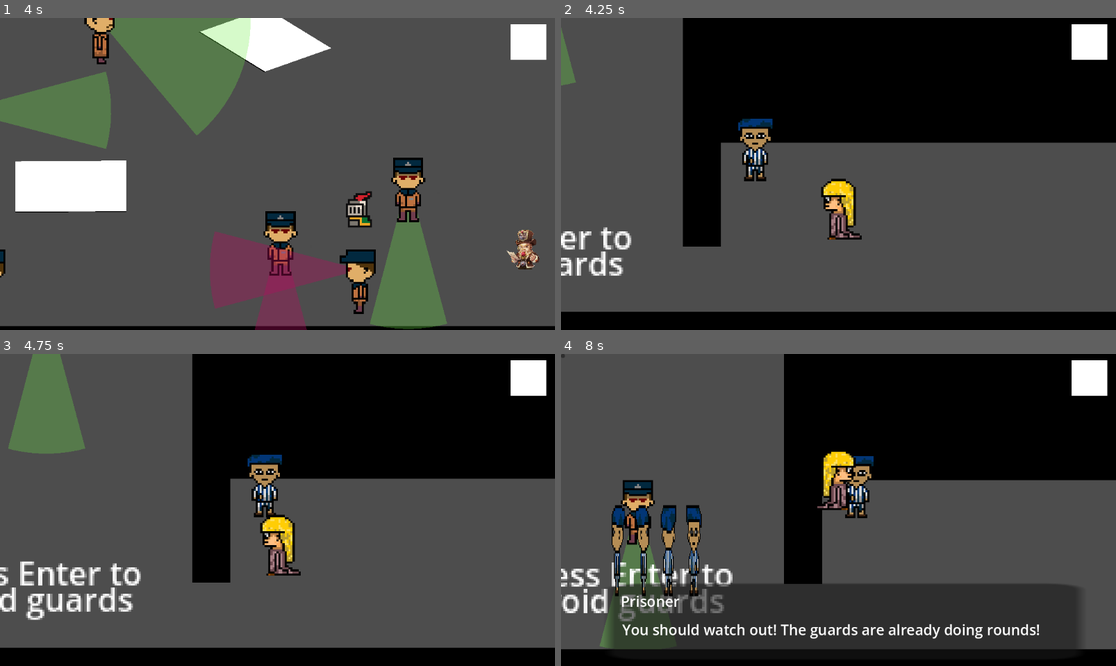
Above: before the commit, frames 1-4 (two rows, left to right).
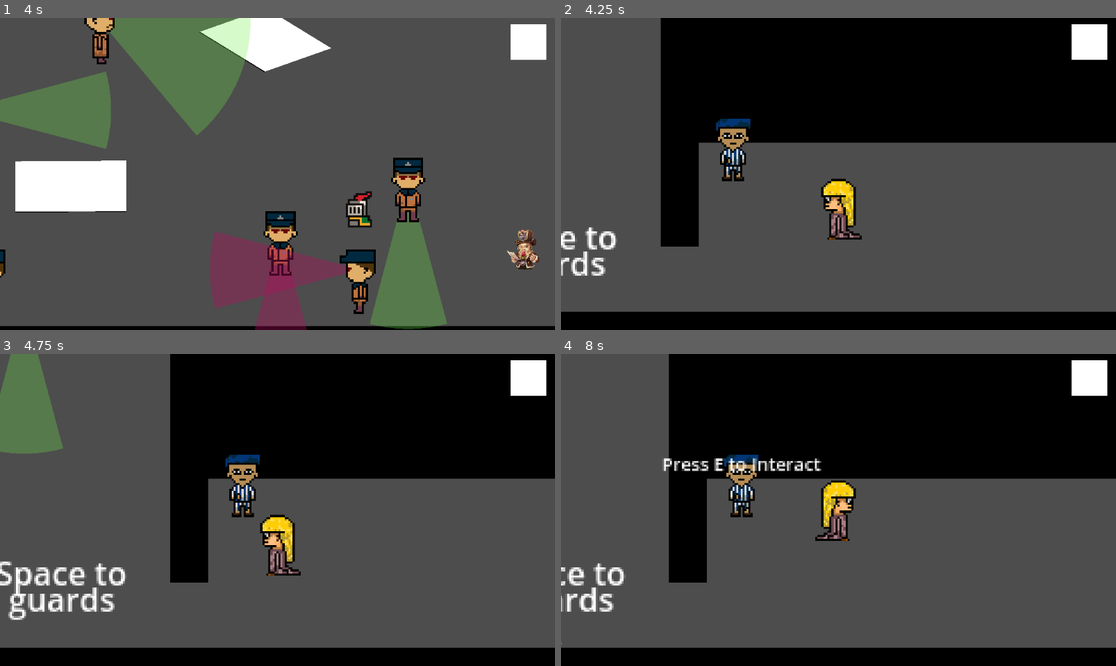
Above: after the commit, the same moments.

Repository: Dav1dFS/Ezra
Game: Godot game, scene res://scenes/game.tscn
The game is run twice, just before and just after one commit, with the same random seed, the same clock (stepped at 60 frames per second) and the same inputs.
Inputs (mouse positions are in pixels of both pictures, inside the frame that each line leads up to):
- Up to frame 1 (4 s): tap Enter at 0.5 s; move the mouse to (399, 158) at 0.52 s; hold D (move_right) 0.53-1.28 s; hold Space (ability) 0.53-1.28 s; click (399, 158) at 0.67 s; move the mouse to (166, 189) at 1.27 s; hold S (move_down) 1.28-2.03 s; tap E (interact) at 1.35, 2.85 s; move the mouse to (333, 105) at 2.02 s; hold D (move_right) 2.03-2.78 s; hold Space (ability) 2.03-2.78 s; move the mouse to (249, 236) at 2.77 s; hold W (move_up) 2.78-3.53 s; click (249, 236) at 2.92 s; move the mouse to (444, 220) at 3.52 s; hold A (move_left) from 3.53 s (still down); hold Space (ability) from 3.53 s (still down)
- Up to frame 2 (4.25 s): keep holding A (move_left); keep holding Space (ability)
- Up to frame 3 (4.75 s): keep holding A (move_left); tap Enter at 4.25 s; move the mouse to (111, 463) at 4.27 s; release Space (ability) at 4.28 s; tap E (interact) at 4.35 s
- Up to frame 4 (8 s): tap Enter at 5, 5.75, 6.5 s; move the mouse to (866, 510) at 5.02 s; release A (move_left) at 5.03 s; hold S (move_down) 5.03-5.78 s; hold Space (ability) 5.03-5.78 s; click (866, 510) at 5.17 s; move the mouse to (755, 432) at 5.77 s; hold D (move_right) 5.78-6.53 s; tap E (interact) at 5.85, 7.25, 7.35 s; move the mouse to (960, 494) at 6.52 s; hold W (move_up) 6.53-7.28 s; hold Space (ability) 6.53-7.28 s; move the mouse to (727, 525) at 7.27 s; hold D (move_right) from 7.28 s (still down); click (727, 525) at 7.42 s

Frame 1 is identical in both runs. In frame 2, 7.0% of the frame differs, in the area x 0-39%, y 0-83%; in frame 3, 10%; in frame 4, 36%, in the area x 0-100%, y 0-95%.

Commit message:
Changes for pitch

Diff:
--- a/DialoguesJSON/pitchNPC1.json
+++ b/DialoguesJSON/pitchNPC1.json
@@ -1,6 +1,6 @@
 {
   "name": "Prisoner",
-  "portrait": "res://assets/sprites/prisoners static/pm1.png",
+  "portrait": "res://assets/sprites/malePrisoner1.png",
   "portraitPlayer": "res://assets/sprites/ellen-20251025T173942Z-1-001/ellen/ellen_base.png",
   "dialogues": [
 	{
--- a/DialoguesJSON/pitchNPC2.json
+++ b/DialoguesJSON/pitchNPC2.json
@@ -1,6 +1,6 @@
 {
   "name": "Prisoner",
-  "portrait": "res://assets/sprites/prisoners static/pm2.png",
+  "portrait": "res://assets/sprites/malePrisoner2.png",
   "portraitPlayer": "res://assets/sprites/ellen-20251025T173942Z-1-001/ellen/ellen_base.png",
   "dialogues": [
 	{
--- a/scenes/gameplay/pitch.tscn
+++ b/scenes/gameplay/pitch.tscn
@@ -288,10 +288,10 @@
 offset_right = 198.0
 offset_bottom = 208.0
 theme_override_constants/line_spacing = -10
-text = "Press Enter to
+text = "Press Space to
 avoid guards"
 horizontal_alignment = 1
 vertical_alignment = 1
 
 [node name="Player" parent="." instance=ExtResource("1_odyf7")]
-position = Vector2(301, 178)
+position = Vector2(312, 178)
--- a/scripts/Dialogue/dialogue_box.gd
+++ b/scripts/Dialogue/dialogue_box.gd
@@ -36,7 +36,7 @@
 		text_label.text = text
 		name_label.text = speaker.capitalize()
 
-		if speaker == "Ezra":
+		if speaker == "Ezra" or speaker =="Ellen":
 			portrait.visible = false
 			player_portrait.visible = true
 		else:
Binary file added: assets/sprites/malePrisoner1.png
Not shown, added: assets/sprites/malePrisoner1.png.import
Binary file added: assets/sprites/malePrisoner2.png
Not shown, added: assets/sprites/malePrisoner2.png.import
